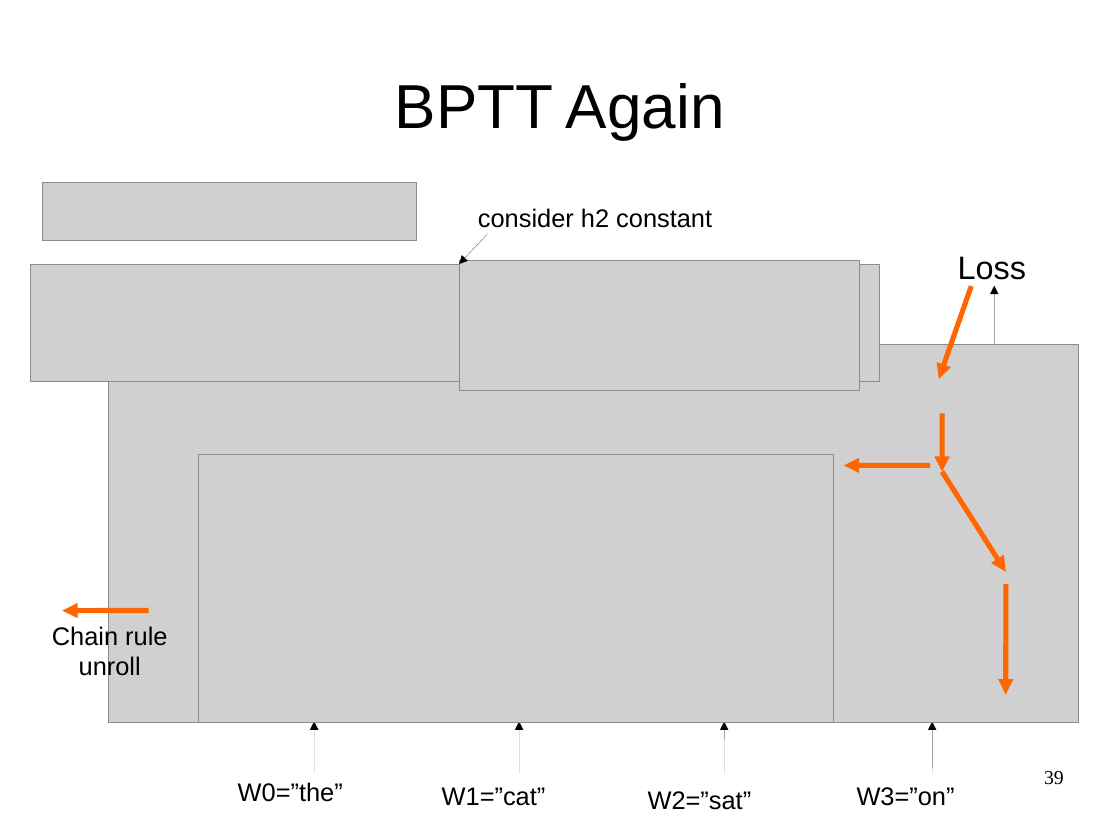
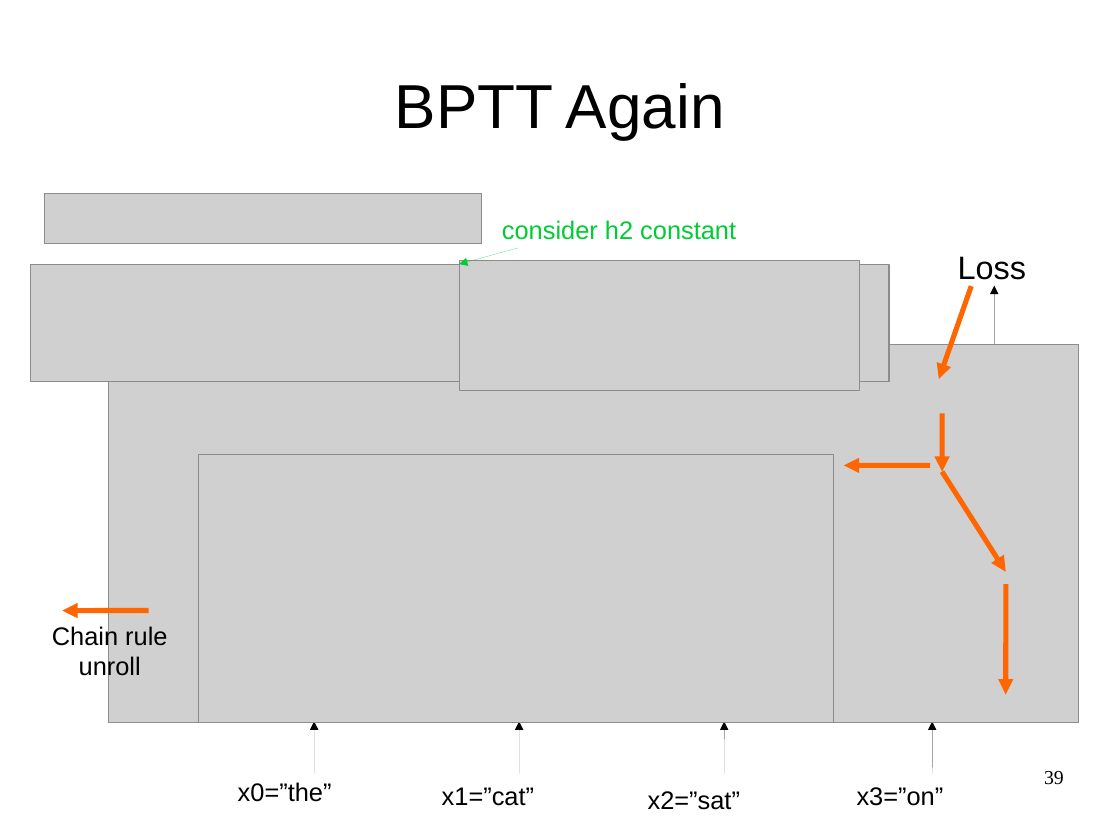
Before and after one commit to yandexdataschool/Practical_DL, a slide deck: slide 39 of week4/lecture4.odp. Drawn at 1120x840 pixels with LibreOffice and Linux fonts; fonts in the diff are those of the drawing; grey boxes stand for pictures. Boxes give left, top, right and bottom in pixels: in the first picture for what was removed or moved away, otherwise in the second. Text is boxed around its words. In the diff, an @@ line names an element or a change of style, - is before the commit and + after.

```diff
--- a/week4/lecture4.odp
+++ b/week4/lecture4.odp
@@ picture: place and size @@
-picture at (42,183,417,241)
+picture at (44,193,482,244)
@@ text "consider h2 constant": place and size @@
-text "consider h2 constant" at (478,208,712,228)
+text "consider h2 constant" at (502,220,736,240)
@@ text "consider h2 constant" at (502,220,736,240): text colour #000000 to #00CC33 @@
@@ picture: place and size @@
-picture at (30,264,879,382)
+picture at (30,264,889,382)
@@ arrow moved from (488, 234) - (459, 264) to (518, 248) - (459, 264) @@
@@ arrow (518, 248) - (459, 264): stroke #000000 0 pt to #00CC33 0 pt @@
@@ text at (238,782,332,802): text changed @@
-W0=”the”
+x0=”the”
@@ text at (442,787,534,806): text changed @@
-W1=”cat”
+x1=”cat”
@@ text at (648,791,740,810): text changed @@
-W2=”sat”
+x2=”sat”
@@ text at (857,787,944,806): text changed @@
-W3=”on”
+x3=”on”
```
Also in this commit, not shown: 32 other slides changed, 8 other files.
